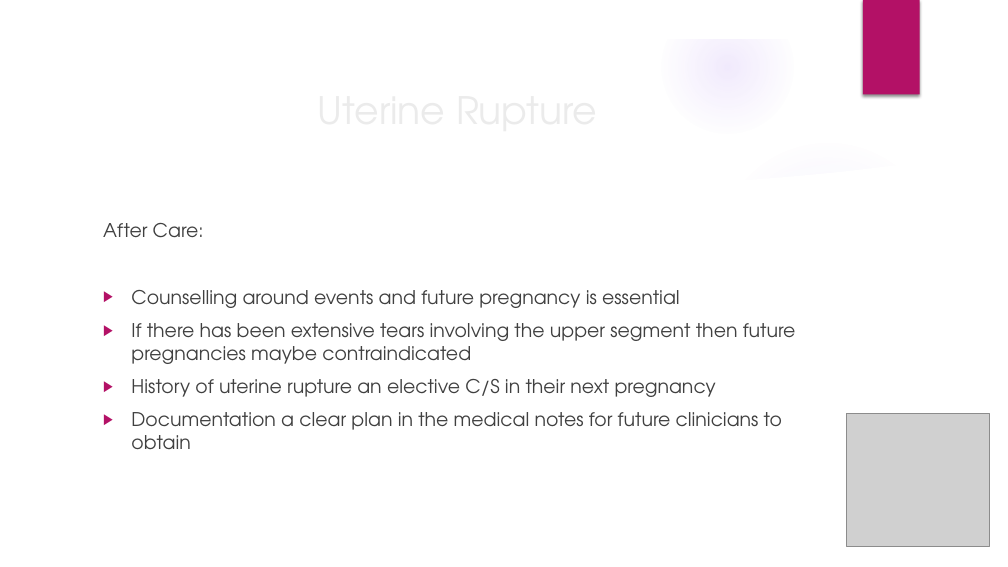
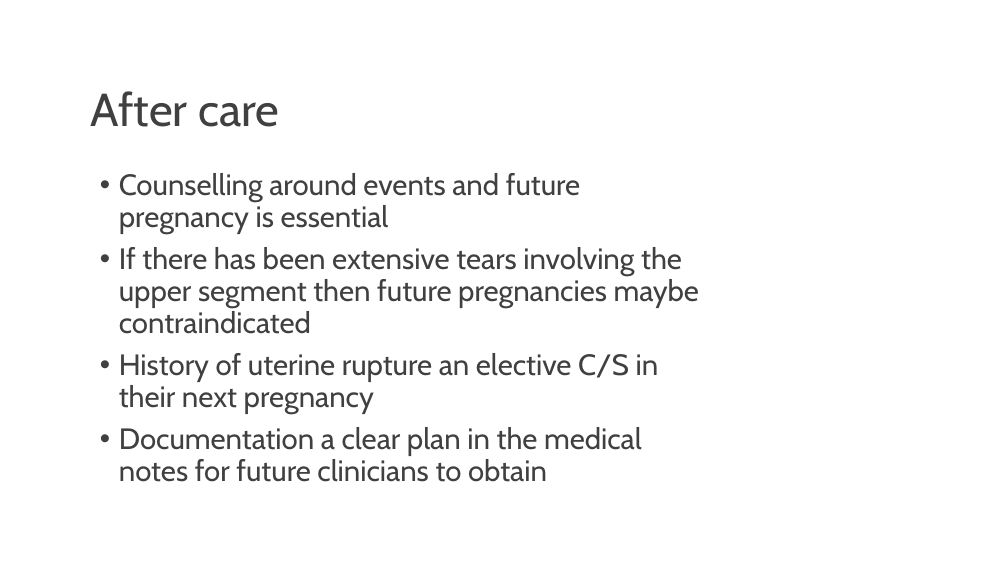
Before and after one commit to matt-thorpe87/mep, a slide deck: slide 13 of docs/assets/presentations/uterine-rupture.pptx. Drawn at 1008x567 pixels with LibreOffice and Linux fonts; fonts in the diff are those of the drawing; grey boxes stand for pictures; background and template pictures are left out. Boxes give left, top, right and bottom in pixels: in the first picture for what was removed or moved away, otherwise in the second. Text is boxed around its words. In the diff, an @@ line names an element or a change of style, - is before the commit and + after.

```diff
--- a/docs/assets/presentations/uterine-rupture.pptx
+++ b/docs/assets/presentations/uterine-rupture.pptx
@@ group removed at box(0, 0, 1008, 567): 4 ellipses, 2 freeform shapes @@
@@ rectangle removed at box(863, 0, 920, 95) @@
@@ title added at box(91, 91, 279, 127), 44 pt, text #404040 @@
+After care
@@ text "Counselling around events and future ...": place and size @@
-text "Counselling around events and future ..." at box(103, 223, 796, 449)
+text "Counselling around events and future ..." at box(119, 173, 699, 482)
@@ text "Counselling around events and future ..." at box(119, 173, 699, 482): size 18 to 28 pt, font TeX Gyre Adventor to Cabin; bullet ▶ to •; line spacing 1 to 0.9 @@
@@ text at box(103, 223, 204, 238): paragraph removed @@
-After Care:
@@ title removed at box(219, 379, 352, 397) @@
-Uterine Rupture
@@ picture removed at box(847, 413, 991, 546) @@
```
Also in this commit, not shown: 13 other slides changed, 3 other files.
